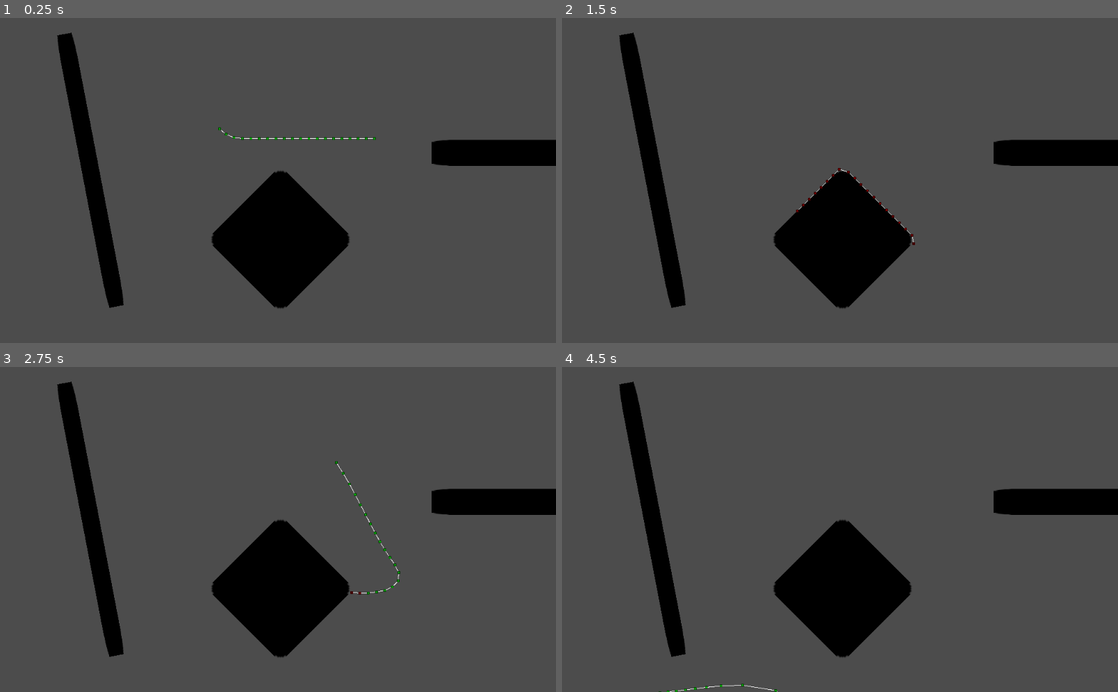
Above: before the commit, frames 1-4 (two rows, left to right).
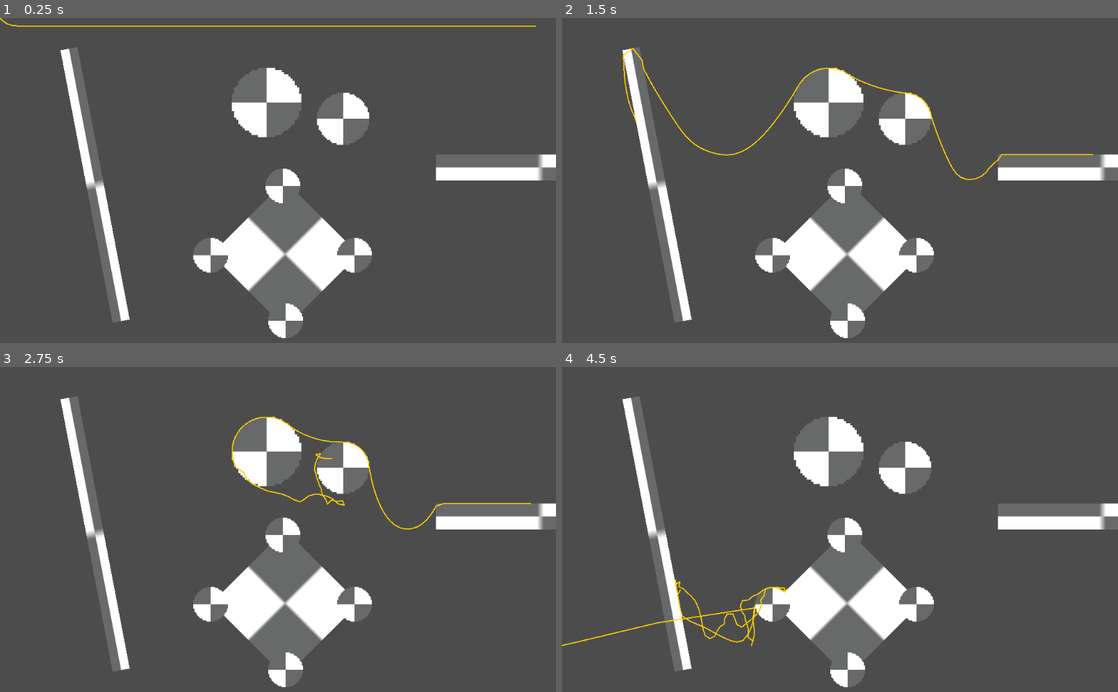
Above: after the commit, the same moments.

Repository: beanmoro/godot_rope
Game: Godot game, scene res://assets/scenes/Main.tscn
The game is run twice, just before and just after one commit, with the same random seed, the same clock (stepped at 60 frames per second) and the same inputs. The engine's default icon, where the game draws it, is replaced by a stand-in: a white triangle on a blue panel in a dark square.
Inputs (mouse positions are in pixels of both pictures, inside the frame that each line leads up to):
- Up to frame 1 (0.25 s): no input
- Up to frame 2 (1.5 s): move the mouse to (962, 164) at 0.52 s; tap 1 (PinFirst) at 0.6 s; move the mouse to (728, 196) at 1.27 s; tap 2 (PinLast) at 1.35 s
- Up to frame 3 (2.75 s): move the mouse to (333, 458) at 2.02 s; press the mouse at (333, 458) at 2.03 s
- Up to frame 4 (4.5 s): move the mouse to (812, 594) at 2.77 s; release the mouse at (812, 594) at 2.78 s; right-click (812, 594) at 2.85 s; move the mouse to (1006, 578) at 3.52 s; tap 1 (PinFirst) at 3.6 s; move the mouse to (673, 480) at 4.27 s; tap 2 (PinLast) at 4.35 s

The runs differ from the first frame. In frame 1, 18% of the frame differs, in the area x 0-100%, y 0-99%; in frame 2, 18%; in frame 3, 18%; in frame 4, 18%, in the area x 0-100%, y 4-100%.

Commit message:
CircleShape Collision Added

Diff:
--- /dev/null
+++ b/assets/objects/CircleSolid.tscn
@@ -0,0 +1,16 @@
+[gd_scene load_steps=3 format=2]
+
+[ext_resource path="res://assets/circle_prot.png" type="Texture" id=1]
+
+[sub_resource type="CircleShape2D" id=1]
+radius = 15.8676
+
+[node name="CircleSolid" type="StaticBody2D" groups=[
+"Solid",
+]]
+
+[node name="Sprite" type="Sprite" parent="."]
+texture = ExtResource( 1 )
+
+[node name="CollisionShape2D" type="CollisionShape2D" parent="."]
+shape = SubResource( 1 )
--- a/assets/objects/Rope2.tscn
+++ /dev/null
@@ -1,3 +0,0 @@
-[gd_scene format=2]
-
-[node name="Rope2" type="Node2D"]
--- a/assets/objects/RopeNode.tscn
+++ b/assets/objects/RopeNode.tscn
@@ -15,8 +15,8 @@
 shape = SubResource( 1 )
 
 [node name="Sprite" type="Sprite" parent="."]
+visible = false
 position = Vector2( -0.00984311, -0.00984311 )
 scale = Vector2( 0.0763079, 0.0763079 )
 texture = ExtResource( 1 )
-[connection signal="body_entered" from="CircleColl" to="." method="_on_CircleColl_body_entered"]
 [connection signal="body_exited" from="CircleColl" to="." method="_on_CircleColl_body_exited"]
--- a/assets/objects/Wall.tscn
+++ b/assets/objects/Wall.tscn
@@ -1,6 +1,6 @@
 [gd_scene load_steps=3 format=2]
 
-[ext_resource path="res://icon.png" type="Texture" id=1]
+[ext_resource path="res://assets/wall_prot.png" type="Texture" id=1]
 
 [sub_resource type="RectangleShape2D" id=1]
 extents = Vector2( 32, 32 )
@@ -8,7 +8,7 @@
 [node name="Wall" type="StaticBody2D"]
 
 [node name="Sprite" type="Sprite" parent="."]
-modulate = Color( 0, 0, 0, 1 )
+scale = Vector2( 2, 2 )
 texture = ExtResource( 1 )
 
 [node name="CollisionShape2D" type="CollisionShape2D" parent="."]
--- a/assets/scenes/Main.tscn
+++ b/assets/scenes/Main.tscn
@@ -1,33 +1,57 @@
-[gd_scene load_steps=3 format=2]
+[gd_scene load_steps=4 format=2]
 
 [ext_resource path="res://assets/objects/Rope.tscn" type="PackedScene" id=1]
+[ext_resource path="res://assets/objects/CircleSolid.tscn" type="PackedScene" id=2]
 [ext_resource path="res://assets/objects/Wall.tscn" type="PackedScene" id=3]
 
 [node name="Main" type="Node2D"]
-position = Vector2( 404.468, 204.907 )
 
 [node name="Wall" parent="." groups=[
 "Solid",
 ] instance=ExtResource( 3 )]
-position = Vector2( -237.856, 76.2296 )
+position = Vector2( 175.094, 308.161 )
 rotation = 1.38204
 scale = Vector2( 8, 0.5 )
+
+[node name="Wall2" parent="." groups=[
+"Solid",
+] instance=ExtResource( 3 )]
+position = Vector2( 995.448, 275.959 )
+scale = Vector2( 6, 0.75 )
 
 [node name="Wall3" parent="." groups=[
 "Solid",
 ] instance=ExtResource( 3 )]
-position = Vector2( 112.144, 204.23 )
+position = Vector2( 525.094, 436.161 )
 rotation = 0.785398
 scale = Vector2( 3, 3 )
 
-[node name="Wall2" parent="." groups=[
-"Solid",
-] instance=ExtResource( 3 )]
-position = Vector2( 582.498, 44.028 )
-scale = Vector2( 6, 0.75 )
+[node name="CircleSolid" parent="." instance=ExtResource( 2 )]
+position = Vector2( 521.342, 310.192 )
+scale = Vector2( 2, 2 )
+
+[node name="CircleSolid2" parent="." instance=ExtResource( 2 )]
+position = Vector2( 387.707, 438.482 )
+scale = Vector2( 2, 2 )
+
+[node name="CircleSolid3" parent="." instance=ExtResource( 2 )]
+position = Vector2( 653.194, 438.482 )
+scale = Vector2( 2, 2 )
+
+[node name="CircleSolid4" parent="." instance=ExtResource( 2 )]
+position = Vector2( 526.194, 559.482 )
+scale = Vector2( 2, 2 )
+
+[node name="CircleSolid5" parent="." instance=ExtResource( 2 )]
+position = Vector2( 632.147, 186.124 )
+scale = Vector2( 3, 3 )
+
+[node name="CircleSolid6" parent="." instance=ExtResource( 2 )]
+position = Vector2( 490.877, 155.852 )
+scale = Vector2( 4, 4 )
 
 [node name="Rope" parent="." instance=ExtResource( 1 )]
-rope_length = 300
-constrain = 15
-rope_width = 1
+position = Vector2( -1.49829, -1.49832 )
+rope_length = 1000
+rope_color = Color( 1, 0.819608, 0, 1 )
 collision_radius = 16.0
--- a/assets/scripts/Rope.gd
+++ b/assets/scripts/Rope.gd
@@ -49,7 +49,13 @@
 
 	update_nodes(delta)
 	update_distance()
+
 	detect_collisions()
+	detect_collisions()
+	detect_collisions()
+	detect_collisions()
+	detect_collisions()
+
 	var line_segments : PoolVector2Array
 	for rope in ropes:
 		line_segments.append(rope.position)
@@ -62,12 +68,27 @@
 	for i in range(ropes.size()):
 
 		if ropes[i].colliding :
-				var coll_info = ropes[i].collision_info
+			var coll_data = ropes[i].collision_data.values()
+
+			for j in range(coll_data.size()):
+				var coll_info = coll_data[j]#.collision_data[j]
 				var collider = coll_info.get("collider")
 				var coll_type = collider.get_node("CollisionShape2D").shape
 				#var dir = Vector2(ropes[i].position - to_local(ropes[i].coll_position))
+				if coll_type is CircleShape2D:
 
-				if coll_type is RectangleShape2D:
+					var radius = coll_type.radius * max(collider.scale.x, collider.scale.y)
+					var distance = ropes[i].position.distance_to(to_local(collider.global_position))
+
+
+					if distance - radius > 0:
+						continue;
+
+					var dir = Vector2(ropes[i].position -to_local(collider.global_position)).normalized()
+					var hitPos = to_local(collider.global_position) + dir * radius
+					ropes[i].position = hitPos
+
+				elif coll_type is RectangleShape2D:
 
 					var rect_scale = collider.scale
 					var rect_size = coll_type.extents
@@ -92,6 +113,7 @@
 
 					var hitPos = to_local(collider.to_global(local_pos))
 					ropes[i].position = hitPos
+
 
 #					var sprite = Sprite.new()
 #					sprite.texture = load("res://icon.png")
--- a/assets/scripts/RopeNode.gd
+++ b/assets/scripts/RopeNode.gd
@@ -4,6 +4,8 @@
 var old_position : Vector2
 var coll_position : Vector2
 var collision_rad : float = 8
+
+var collision_data = {}
 
 var last_collide = null
 var collision_info = null
@@ -19,18 +21,45 @@
 	else:
 		$Sprite.modulate = Color.green
 
-func _on_CircleColl_body_entered(body):
-	if body.is_in_group("Solid"):
-			var world = get_world_2d().direct_space_state
-			var collision = world.intersect_ray(global_position, body.global_position)
+func _physics_process(delta):
 
-			if collision:
-				collision_info = collision
-				last_collide = collision.get("collider")
-				colliding = true
+	var bodies = $CircleColl.get_overlapping_bodies()
+	if bodies:
+		for body in bodies:
+			if body.is_in_group("Solid"):
+				var world = get_world_2d().direct_space_state
+				var collision = world.intersect_ray(global_position, body.global_position)
+
+				if collision:
+					collision_info = collision
+
+					if !collision_data.has(collision.get("collider_id")):
+						#collision_data.append({str(collision.get("collider_id")): collision})
+						collision_data[collision.get("collider_id")] = collision
+						#print(collision_data, "\n\n\n")
+					last_collide = collision
+					colliding = true
+
+
+
+#func _on_CircleColl_body_entered(body):
+#	if body.is_in_group("Solid"):
+#			var world = get_world_2d().direct_space_state
+#			var collision = world.intersect_ray(global_position, body.global_position)
+#
+#			if collision:
+#				collision_info = collision
+#
+#				if !collision_data.has(collision.get("collider_id")):
+#					#collision_data.append({str(collision.get("collider_id")): collision})
+#					collision_data[collision.get("collider_id")] = collision
+#					#print(collision_data, "\n\n\n")
+#				last_collide = collision
+#				colliding = true
 
 
 func _on_CircleColl_body_exited(body):
-	if colliding and last_collide == body:
+	if colliding and last_collide.get("collider") == body:
 		colliding = false
+		collision_data.erase(last_collide.get("collider_id"))
 		last_collide = null
Binary file added: assets/circle_prot.png
Not shown, added: assets/circle_prot.png.import
Binary file added: assets/wall_prot.png
Not shown, added: assets/wall_prot.png.import
